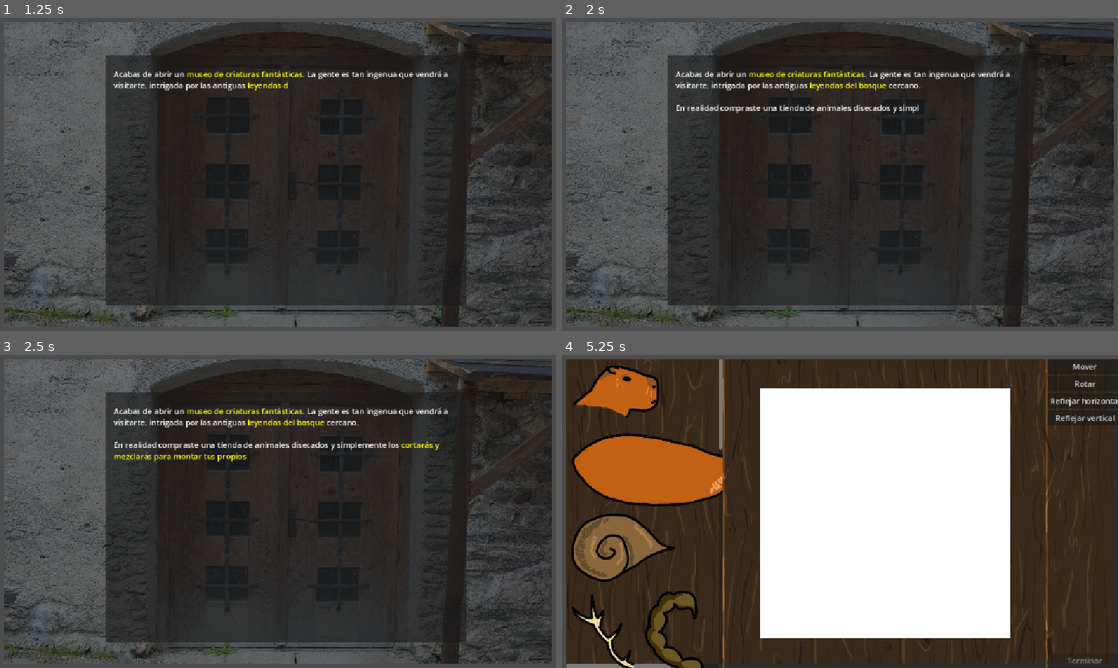
Above: before the commit, frames 1-4 (two rows, left to right).
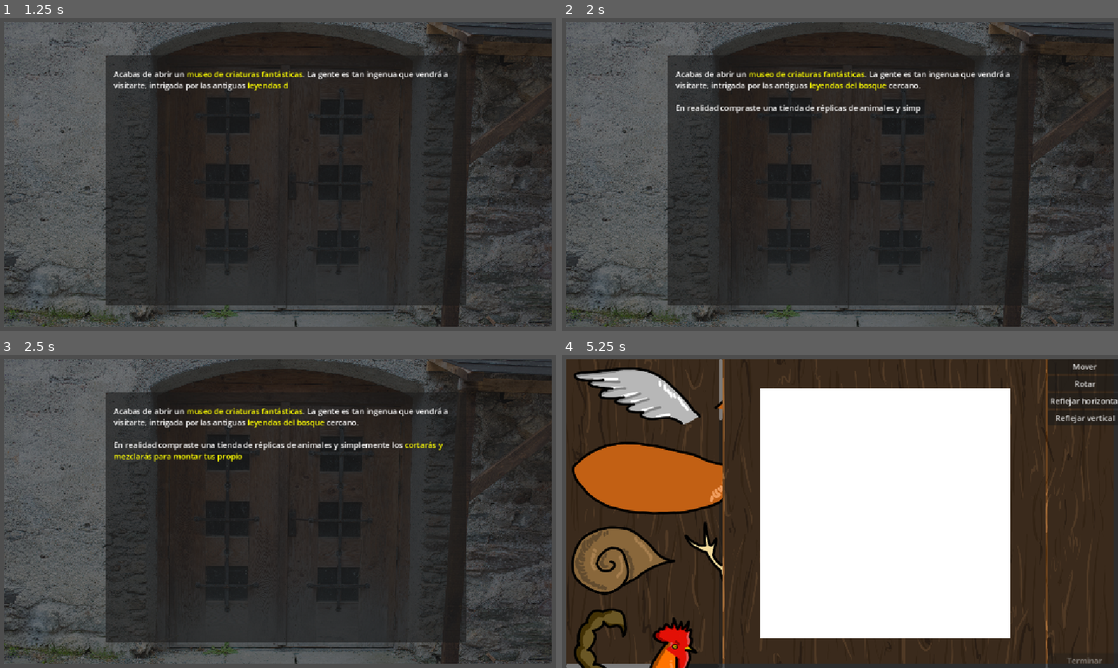
Above: after the commit, the same moments.

Repository: Clovisindo/museo-magico-jam-2
Game: Godot game, scene res://src/intro_level/intro_level.tscn
Same seed, same stepped clock (60 frames per second), same inputs: the game is played once before the commit and once after it.
Inputs (mouse positions are in pixels of both pictures, inside the frame that each line leads up to):
- Up to frame 1 (1.25 s): tap Enter at 0.5 s; move the mouse to (400, 158) at 0.52 s; click (400, 158) at 0.67 s; tap Space at 0.77 s
- Up to frame 2 (2 s): drag from (728, 190) to (812, 237) at 1.27 s
- Up to frame 3 (2.5 s): move the mouse to (333, 442) at 2.02 s; click (333, 442) at 2.17 s
- Up to frame 4 (5.25 s): drag from (812, 574) to (673, 464) at 2.77 s; move the mouse to (1006, 558) at 3.52 s; click (1006, 558) at 3.67 s; tap Space at 3.77 s; click (851, 514) at 4.27 s; type "12" at 4.35 s; click "Continuar" at 5 s

Frame 1 is identical in both runs. In frame 2, 0.2% of the frame differs, in the area x 45-65%, y 27-31%; in frame 3, 0.4%; in frame 4, 9.9%, in the area x 1-29%, y 3-100%.

Commit message:
mas imagenes

Diff:
--- a/src/global.gd
+++ b/src/global.gd
@@ -32,6 +32,12 @@
 	"cuerno": [Tag.PELIGROSA],
 	"ciervo": [Tag.BOSQUE, Tag.TIERRA],
 	"vaca": [Tag.TIERRA],
+	"paloma": [Tag.MASCOTA, Tag.AIRE],
+	"lagarto": [Tag.TIERRA, Tag.BOSQUE, Tag.PELIGROSA],
+	"gallo": [Tag.AIRE, Tag.BOSQUE, Tag.MASCOTA],
+	"ala": [Tag.AIRE],
+	"murcielago": [Tag.PELIGROSA],
+	"humano": [Tag.BOSQUE, Tag.PELIGROSA],
 }
 
 var theme_by_day := {
--- a/src/intro_level/intro_level.gd
+++ b/src/intro_level/intro_level.gd
@@ -3,7 +3,7 @@
 var day_1_text := """
 Acabas de abrir un [color=yellow]museo de criaturas fantásticas[/color]. La gente es tan ingenua que vendrá a visitarte, intrigada por las antiguas [color=yellow]leyendas del bosque[/color] cercano.
 
-En realidad compraste una tienda de animales disecados y simplemente los [color=yellow]cortarás y mezclarás para montar tus propios mitos[/color]. [wave amp=12][i]\"Mentalidad de tiburón\"[/i][/wave], te dices a ti misme.
+En realidad compraste una tienda de réplicas de animales y simplemente los [color=yellow]cortarás y mezclarás para montar tus propios mitos[/color]. [wave amp=12][i]\"Mentalidad de tiburón\"[/i][/wave], te dices a ti misme.
 
 Pronto abrirá el museo y debes dejar todo preparado para la inauguración.
 
Binary file added: assets/pieces/ala_ave.png
Not shown, added: assets/pieces/ala_ave.png.import
Binary file added: assets/pieces/gallo_cabeza.png
Not shown, added: assets/pieces/gallo_cabeza.png.import
Binary file added: assets/pieces/gallo_cola.png
Not shown, added: assets/pieces/gallo_cola.png.import
Binary file added: assets/pieces/gallo_cuerpo.png
Not shown, added: assets/pieces/gallo_cuerpo.png.import
Binary file added: assets/pieces/humano_mano.png
Not shown, added: assets/pieces/humano_mano.png.import
Binary file added: assets/pieces/humano_pata.png
Not shown, added: assets/pieces/humano_pata.png.import
(and 17 more such lines)
